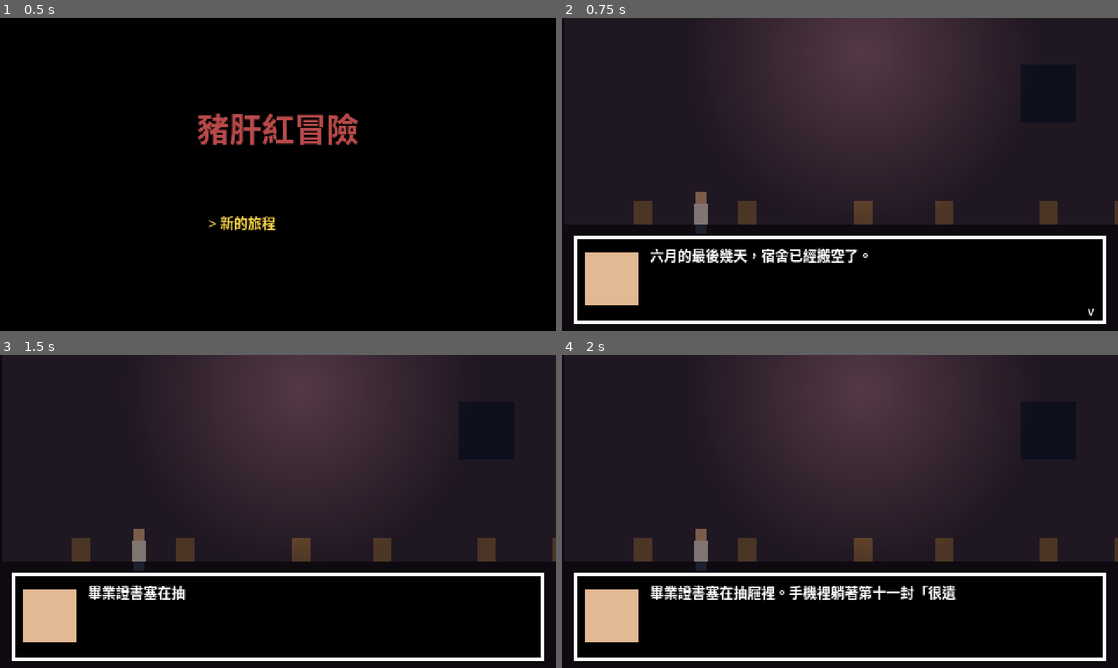
Above: before the commit, frames 1-4 (two rows, left to right).
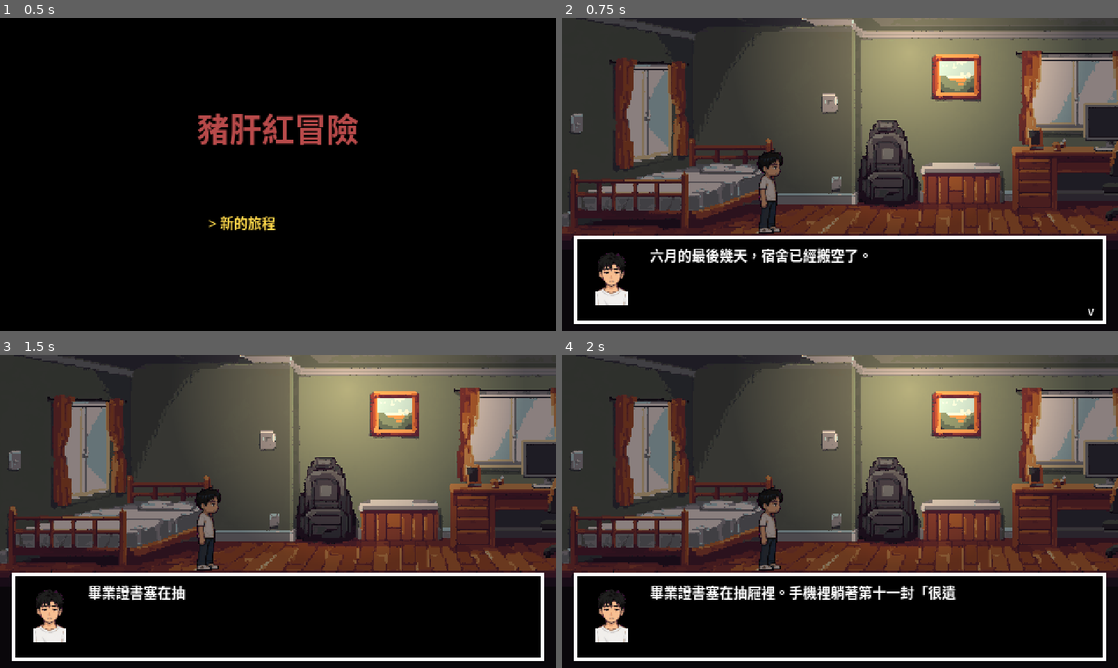
Above: after the commit, the same moments.

Repository: Nacht313/liver-red
Game: Godot game, scene res://scenes/title/title.tscn
Same seed, same stepped clock (60 frames per second), same inputs: the game is played once before the commit and once after it.
Inputs (mouse positions are in pixels of both pictures, inside the frame that each line leads up to):
- Up to frame 1 (0.5 s): no input
- Up to frame 2 (0.75 s): tap Enter at 0.5 s; move the mouse to (962, 158) at 0.52 s; hold Right (move_right) from 0.53 s (still down); hold E (interact) from 0.53 s (still down); click (962, 158) at 0.67 s
- Up to frame 3 (1.5 s): release Right (move_right) at 1.25 s; release E (interact) at 1.25 s; tap Space at 1.25 s; drag from (166, 527) to (250, 574) at 1.27 s
- Up to frame 4 (2 s): no input

Frame 1 is identical in both runs. In frame 2, 59% of the frame differs, in the area x 0-100%, y 0-92%; in frame 3, 59%; in frame 4, 59%.
Error in both runs: Cannot call method 'set_input_as_handled' on a null value. (res://scenes/title/title.gd:56)

Commit message:
feat(godot): 開場美術（房間、角色、頭像）
Co-Authored-By: Claude Opus 5.5 <noreply@anthropic.com>

Diff:
--- a/game/data/home.json
+++ b/game/data/home.json
@@ -1,141 +1,169 @@
 {
- "width": 1920,
- "floor_y": 178,
- "start_x": 120,
+ "width": 2200,
+ "floor_y": 186,
+ "start_x": 180,
  "areas": [
   {
    "id": "bedroom",
    "x0": 0,
-   "x1": 520,
+   "x1": 600,
    "name": "home.area.bedroom"
   },
   {
    "id": "living",
-   "x0": 520,
-   "x1": 1000,
+   "x0": 600,
+   "x1": 1200,
    "name": "home.area.living"
   },
   {
    "id": "dining",
-   "x0": 1000,
-   "x1": 1440,
+   "x0": 1200,
+   "x1": 1700,
    "name": "home.area.dining"
   },
   {
    "id": "door",
-   "x0": 1440,
-   "x1": 1560,
+   "x0": 1700,
+   "x1": 1800,
    "name": "home.area.door"
   },
   {
    "id": "stairwell",
-   "x0": 1560,
-   "x1": 1920,
+   "x0": 1800,
+   "x1": 2200,
    "name": "home.area.stairwell"
   }
  ],
  "objects": [
   {
    "id": "bed",
-   "x": 70,
+   "x": 100,
    "name": "home.bed.name",
    "node": "obj.bed"
   },
   {
    "id": "backpack",
-   "x": 160,
+   "x": 281,
    "name": "home.backpack.name",
    "node": "obj.backpack"
   },
   {
    "id": "desk_pc",
-   "x": 260,
+   "x": 480,
    "name": "home.desk_pc.name",
    "node": "obj.desk_pc"
   },
   {
    "id": "grad_photo",
-   "x": 330,
+   "x": 340,
    "name": "home.grad_photo.name",
    "node": "obj.grad_photo"
   },
   {
    "id": "window",
-   "x": 420,
+   "x": 430,
    "name": "home.window.name",
    "node": "obj.window"
   },
   {
    "id": "bookshelf",
-   "x": 485,
+   "x": 566,
    "name": "home.bookshelf.name",
    "node": "obj.bookshelf"
   },
   {
    "id": "tv",
-   "x": 620,
+   "x": 662,
    "name": "home.tv.name",
    "node": "obj.tv"
   },
   {
    "id": "dad",
-   "x": 760,
+   "x": 840,
    "name": "home.dad.name",
    "node": "obj.dad"
   },
   {
    "id": "award",
-   "x": 880,
+   "x": 1150,
    "name": "home.award.name",
    "node": "obj.award"
   },
   {
    "id": "fridge",
-   "x": 1080,
+   "x": 1270,
    "name": "home.fridge.name",
    "node": "obj.fridge"
   },
   {
    "id": "table",
-   "x": 1200,
+   "x": 1497,
    "name": "home.table.name",
    "node": "obj.table"
   },
   {
    "id": "mom",
-   "x": 1330,
+   "x": 1610,
    "name": "home.mom.name",
    "node": "obj.mom"
   },
   {
    "id": "front_door",
-   "x": 1500,
+   "x": 1747,
    "name": "home.front_door.name",
    "node": "obj.front_door"
   },
   {
    "id": "neighbor",
-   "x": 1630,
+   "x": 1850,
    "name": "home.neighbor.name",
    "node": "obj.neighbor"
   },
   {
    "id": "flyers",
-   "x": 1710,
+   "x": 1960,
    "name": "home.flyers.name",
    "node": "obj.flyers"
   },
   {
    "id": "locker",
-   "x": 1790,
+   "x": 2100,
    "name": "home.locker.name",
    "node": "obj.locker"
   },
   {
    "id": "exit",
-   "x": 1885,
+   "x": 2185,
    "name": "home.exit.name",
    "node": "obj.exit"
   }
+ ],
+ "background": "res://art/home/home_strip.png",
+ "npcs": [
+  {
+   "id": "dad",
+   "x": 860,
+   "frames": [
+    "dad_0",
+    "dad_1"
+   ]
+  },
+  {
+   "id": "mom",
+   "x": 1630,
+   "frames": [
+    "mom_0",
+    "mom_1"
+   ],
+   "flip": 1
+  },
+  {
+   "id": "neighbor",
+   "x": 1880,
+   "frames": [
+    "neighbor_0",
+    "neighbor_1"
+   ]
+  }
  ]
 }
--- a/game/data/speakers.json
+++ b/game/data/speakers.json
@@ -1,19 +1,23 @@
 {
  "me": {
   "color": "e3b994",
-  "voice": "mid"
+  "voice": "mid",
+  "face": "res://art/faces/me.png"
  },
  "mom": {
   "color": "8a4a5a",
-  "voice": "high"
+  "voice": "high",
+  "face": "res://art/faces/mom.png"
  },
  "dad": {
   "color": "4a5a7a",
-  "voice": "low"
+  "voice": "low",
+  "face": "res://art/faces/dad.png"
  },
  "neighbor": {
   "color": "6a7a4a",
-  "voice": "high"
+  "voice": "high",
+  "face": "res://art/faces/neighbor.png"
  },
  "narr": {
   "color": "000000",
--- a/game/scenes/home/home.gd
+++ b/game/scenes/home/home.gd
@@ -3,7 +3,6 @@
 extends Node2D
 
 const NEAR := 26.0
-const AREA_COLORS := {"bedroom": "3a2e44", "living": "3a2a2a", "dining": "4a3428", "door": "2b2233", "stairwell": "2a2a30"}
 
 var data: Dictionary
 var objects: Array = []
@@ -19,39 +18,26 @@
 var journal: Journal
 var _modulate: CanvasModulate
 var _lamps: Array[PointLight2D] = []
-var _sky: ColorRect
 
 
 func _ready() -> void:
 	data = JSON.parse_string(FileAccess.get_file_as_string("res://data/home.json"))
 	var floor_y: float = data.floor_y
-	for a in data.areas:
-		var r := ColorRect.new()
-		r.color = Color(AREA_COLORS.get(a.id, "333333"))
-		r.position = Vector2(a.x0, 0)
-		r.size = Vector2(a.x1 - a.x0, floor_y)
-		r.z_index = -10
-		add_child(r)
-		var wall := ColorRect.new()
-		wall.color = Color("1a1420")
-		wall.position = Vector2(a.x0, 0)
-		wall.size = Vector2(2, floor_y)
-		wall.z_index = -9
-		add_child(wall)
+	var bg := Sprite2D.new()
+	bg.texture = load(data.background)
+	bg.centered = false
+	bg.z_index = -10
+	add_child(bg)
 	var ground := ColorRect.new()
-	ground.color = Color("1a1420")
-	ground.position = Vector2(0, floor_y)
-	ground.size = Vector2(data.width, 270 - floor_y)
+	ground.color = Color("120e16")
+	ground.position = Vector2(0, bg.texture.get_height())
+	ground.size = Vector2(data.width, 270 - bg.texture.get_height())
 	ground.z_index = -10
 	add_child(ground)
 	for o in data.objects:
-		var box := ColorRect.new()
-		box.color = Color("8a6a4a")
-		box.size = Vector2(16, 20)
-		box.position = Vector2(o.x - 8, floor_y - 20)
-		box.z_index = -5
-		add_child(box)
 		objects.append(o)
+	for n in data.get("npcs", []):
+		_add_npc(n, floor_y)
 	_setup_lighting(floor_y)
 	player.position = Vector2(data.start_x, floor_y)
 	player.world_width = data.width
@@ -164,12 +150,7 @@
 
 
 # ---------- 打光：整體色調跟著時間走，每個房間一盞天花板燈，窗外的天色 ----------
-func _setup_lighting(floor_y: float) -> void:
-	_sky = ColorRect.new()
-	_sky.position = Vector2(_object_x("window") - 24, 40)
-	_sky.size = Vector2(48, 50)
-	_sky.z_index = -8
-	add_child(_sky)
+func _setup_lighting(_floor_y: float) -> void:
 	_modulate = CanvasModulate.new()
 	add_child(_modulate)
 	var tex := GradientTexture2D.new()
@@ -203,7 +184,22 @@
 	for l in _lamps:
 		l.energy = 0.9 * p.lamp
 		l.visible = p.lamp > 0.01
-	var day_sky := Color("7fb8e0")
-	var dusk_sky := Color("f2a674")
-	var night_sky := Color("1a1e3a")
-	_sky.color = night_sky.lerp(day_sky, p.day).lerp(dusk_sky, 0.6 * p.warm)
+
+
+## 家人和鄰居：站在固定位置，兩張圖輪流（呼吸）
+func _add_npc(n: Dictionary, floor_y: float) -> void:
+	var a := AnimatedSprite2D.new()
+	var f := SpriteFrames.new()
+	f.add_animation("idle")
+	f.set_animation_speed("idle", 1.5)
+	for fr in n.frames:
+		f.add_frame("idle", load("res://art/chars/%s.png" % fr))
+	f.remove_animation("default")
+	a.sprite_frames = f
+	a.centered = false
+	var tex: Texture2D = f.get_frame_texture("idle", 0)
+	a.position = Vector2(float(n.x) - tex.get_width() / 2.0, floor_y - tex.get_height())
+	a.flip_h = n.get("flip", 0) == 1
+	a.z_index = -2
+	add_child(a)
+	a.play("idle")
--- a/game/scenes/home/player.gd
+++ b/game/scenes/home/player.gd
@@ -1,41 +1,46 @@
-## 主角：← → 走路，鏡頭跟著走。走路花遊戲時間：走完整個家（1920 px）約 4 分鐘。
-## 美術在 Task 13 換成生成的像素圖；現在是色塊。
+## 主角：← → 走路，鏡頭跟著走。走路花遊戲時間：走完整個家（2200 px）約 4 分鐘。
+## 圖是生成的像素圖（game/art/chars/），往左走時左右翻轉。
 extends Node2D
 
 const SPEED := 62.0  # 像素／秒（網頁版 WALK_SPEED）
-const HOURS_PER_PX := (4.0 / 60.0) / 1920.0
+const HOURS_PER_PX := (4.0 / 60.0) / 2200.0
 
 var world_width := 1920.0
 var dir := 1
-var _body: ColorRect
-var _head: ColorRect
+
+
+var _anim: AnimatedSprite2D
 
 
 func _ready() -> void:
-	_body = ColorRect.new()
-	_body.color = Color("ecebe6")
-	_body.size = Vector2(12, 18)
-	_body.position = Vector2(-6, -18)
-	add_child(_body)
-	_head = ColorRect.new()
-	_head.color = Color("e3b994")
-	_head.size = Vector2(10, 10)
-	_head.position = Vector2(-5, -28)
-	add_child(_head)
-	var legs := ColorRect.new()
-	legs.color = Color("34405e")
-	legs.size = Vector2(10, 8)
-	legs.position = Vector2(-5, 0)
-	add_child(legs)
+	_anim = AnimatedSprite2D.new()
+	var f := SpriteFrames.new()
+	f.add_animation("idle")
+	f.add_frame("idle", load("res://art/chars/me_idle.png"))
+	f.add_animation("walk")
+	f.set_animation_speed("walk", 8.0)
+	for i in 4:
+		f.add_frame("walk", load("res://art/chars/me_walk_%d.png" % i))
+	f.remove_animation("default")
+	_anim.sprite_frames = f
+	var tex: Texture2D = f.get_frame_texture("idle", 0)
+	_anim.offset = Vector2(0, -tex.get_height() / 2.0)
+	add_child(_anim)
+	_anim.play("idle")
 
 
 func _process(delta: float) -> void:
 	if not Game.can_move() or Game.J.S.over:
+		if _anim:
+			_anim.play("idle")
 		return
 	var v := Input.get_axis("move_left", "move_right")
 	if v == 0:
+		_anim.play("idle")
 		return
 	dir = int(sign(v))
+	_anim.flip_h = dir < 0
+	_anim.play("walk")
 	var old := position.x
 	position.x = clampf(position.x + v * SPEED * delta, 12, world_width - 12)
 	var moved := absf(position.x - old)
--- a/game/scenes/ui/dialogue_box.gd
+++ b/game/scenes/ui/dialogue_box.gd
@@ -21,6 +21,7 @@
 
 var _frame: Panel
 var _portrait: ColorRect
+var _face: TextureRect
 var _label: Label
 var _arrow: Label
 var _choice_box: VBoxContainer
@@ -49,6 +50,13 @@
 	_portrait.size = Vector2(46, 46)
 	_portrait.color = Color("2a2230")
 	_frame.add_child(_portrait)
+	_face = TextureRect.new()
+	_face.position = _portrait.position
+	_face.size = _portrait.size
+	_face.expand_mode = TextureRect.EXPAND_IGNORE_SIZE
+	_face.stretch_mode = TextureRect.STRETCH_KEEP_ASPECT_CENTERED
+	_face.texture_filter = CanvasItem.TEXTURE_FILTER_NEAREST
+	_frame.add_child(_face)
 	_label = Label.new()
 	_label.position = Vector2(TEXT_X, 8)
 	_label.size = Vector2(BOX.size.x - TEXT_X - 14, BOX.size.y - 16)
@@ -88,6 +96,10 @@
 	var sp: Dictionary = speakers.get(who, {})
 	_portrait.color = Color(sp.get("color", "2a2230"))
 	_portrait.visible = not sp.get("no_portrait", 0)
+	_face.texture = load(sp.face) if sp.has("face") and ResourceLoader.exists(sp.face) else null
+	_face.visible = _portrait.visible and _face.texture != null
+	if _face.visible:
+		_portrait.color = Color.BLACK
 	_set_text_x(TEXT_X if _portrait.visible else 14.0)
 	_resize(BOX.size.y)
 	_pages = _paginate(text)
--- /dev/null
+++ b/game/tests/test_assets.gd
@@ -0,0 +1,20 @@
+## 美術素材：資料引用到的圖都存在。
+extends TestCase
+
+
+func test_home_art_exists() -> void:
+	var h: Dictionary = JSON.parse_string(FileAccess.get_file_as_string("res://data/home.json"))
+	ok(h.has("background") and ResourceLoader.exists(h.background), "家的背景圖：%s" % h.get("background", "?"))
+	for n in h.get("npcs", []):
+		for f in n.frames:
+			ok(ResourceLoader.exists("res://art/chars/%s.png" % f), "角色圖 %s" % f)
+	for f in ["me_idle", "me_walk_0", "me_walk_1", "me_walk_2", "me_walk_3"]:
+		ok(ResourceLoader.exists("res://art/chars/%s.png" % f), "主角 %s" % f)
+
+
+func test_faces_exist() -> void:
+	var sp: Dictionary = JSON.parse_string(FileAccess.get_file_as_string("res://data/speakers.json"))
+	for id in sp:
+		if sp[id].has("face"):
+			ok(ResourceLoader.exists(sp[id].face), "%s 的頭像 %s" % [id, sp[id].face])
+	ok(sp.me.has("face") and sp.mom.has("face") and sp.dad.has("face"), "主要角色都有頭像")
--- a/game/tests/test_home_scene.gd
+++ b/game/tests/test_home_scene.gd
@@ -18,11 +18,11 @@
 	_game()
 	var home: Node = load("res://scenes/home/home.tscn").instantiate()
 	(Engine.get_main_loop() as SceneTree).root.add_child(home)
-	home.player.position.x = 1200
+	home.player.position.x = 1497
 	home._process(0.0)
 	eq(home.near_obj.get("id", ""), "table", "站在飯桌前偵測到飯桌")
 	ok(home.has_method("interact"), "可以互動")
-	home.player.position.x = 700
+	home.player.position.x = 760
 	home._process(0.0)
 	eq(home.near_obj.get("id", ""), "", "空地上沒有東西")
 	home.queue_free()
Binary file added: game/art/chars/dad_0.png
Not shown, added: game/art/chars/dad_0.png.import
Binary file added: game/art/chars/dad_1.png
Not shown, added: game/art/chars/dad_1.png.import
Binary file added: game/art/chars/me_idle.png
Not shown, added: game/art/chars/me_idle.png.import
Binary file added: game/art/chars/me_walk_0.png
Not shown, added: game/art/chars/me_walk_0.png.import
Binary file added: game/art/chars/me_walk_1.png
Not shown, added: game/art/chars/me_walk_1.png.import
Binary file added: game/art/chars/me_walk_2.png
Not shown, added: game/art/chars/me_walk_2.png.import
(and 24 more such lines)
